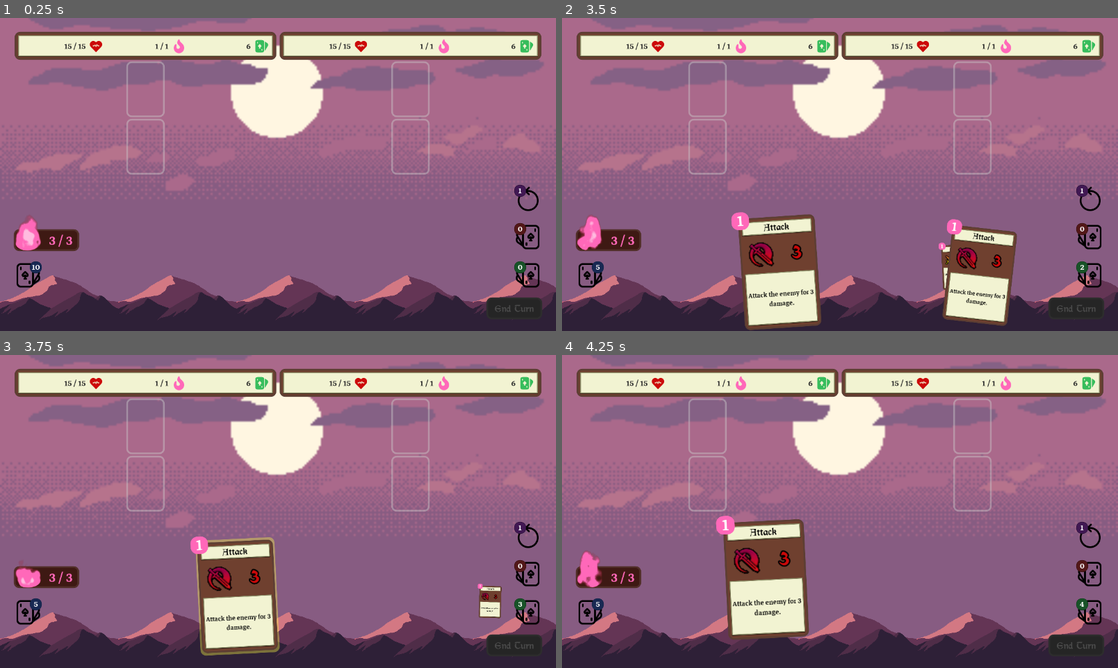
Above: before the commit, frames 1-4 (two rows, left to right).
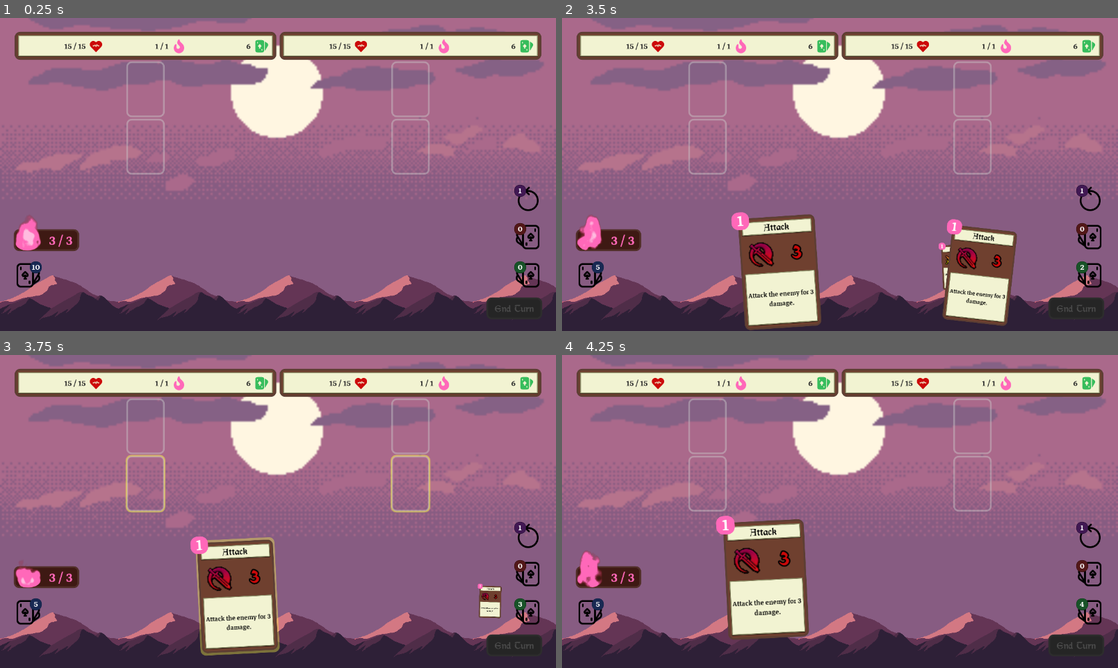
Above: after the commit, the same moments.

Repository: Maaack/Battle-Deck-Energy
Game: Godot game, scene res://Scenes/Main.tscn
Same seed, same stepped clock (60 frames per second), same inputs: the game is played once before the commit and once after it.
Inputs (mouse positions are in pixels of both pictures, inside the frame that each line leads up to):
- Up to frame 1 (0.25 s): no input
- Up to frame 2 (3.5 s): drag from (840, 174) to (895, 105) at 0.52 s; drag from (728, 190) to (812, 237) at 1.27 s; move the mouse to (895, 105) at 2.02 s; click (895, 105) at 2.17 s; click "End Turn" at 2.75 s
- Up to frame 3 (3.75 s): drag from (250, 574) to (111, 464) at 3.52 s
- Up to frame 4 (4.25 s): no input

Frames 1-2 are identical in both runs. In frame 3, 0.3% of the frame differs, in the area x 22-78%, y 31-51%; in frame 4, nothing differs.

Commit message:
BATL-02: Makes openings glow when dragging cards.

Diff:
--- a/Managers/Openings/Opening.gd
+++ b/Managers/Openings/Opening.gd
@@ -3,5 +3,19 @@
 
 class_name BattleOpening
 
+onready var glow_node = $CardSlot/GlowNode
+onready var animation_node = $CardSlot/GlowNode/AnimationPlayer
+
+func _to_string():
+	return "BattleOpening:%d" % get_instance_id()
+
 func get_opening_global_position():
 	return $CardSlot.rect_global_position
+
+func glow_on():
+	glow_node.show()
+	animation_node.play("GlowAnimation")
+
+func glow_off():
+	glow_node.hide()
+	animation_node.stop()
--- a/Managers/Openings/Opening.tscn
+++ b/Managers/Openings/Opening.tscn
@@ -1,11 +1,19 @@
-[gd_scene load_steps=3 format=2]
+[gd_scene load_steps=5 format=2]
 
 [ext_resource path="res://Managers/Openings/Opening.gd" type="Script" id=1]
 [ext_resource path="res://Scenes/CardSlot/CardSlot.tscn" type="PackedScene" id=2]
+[ext_resource path="res://Themes/StyleBoxes/Glows/GoldGlowOutlineStyleBox.tres" type="StyleBox" id=3]
+[ext_resource path="res://Scenes/PlayerInterface/CardManager/Card/GlowAnimation.tres" type="Animation" id=4]
 
 [node name="Opening" type="CenterContainer"]
-margin_right = 88.0
-margin_bottom = 128.0
+anchor_left = 0.5
+anchor_top = 0.5
+anchor_right = 0.5
+anchor_bottom = 0.5
+margin_left = -44.0
+margin_top = -64.0
+margin_right = 44.0
+margin_bottom = 64.0
 rect_min_size = Vector2( 88, 128 )
 size_flags_horizontal = 3
 script = ExtResource( 1 )
@@ -22,3 +30,24 @@
 margin_top = 64.0
 margin_right = 44.0
 margin_bottom = 64.0
+
+[node name="GlowNode" type="Node2D" parent="CardSlot"]
+visible = false
+
+[node name="Panel" type="Panel" parent="CardSlot/GlowNode"]
+anchor_left = 0.5
+anchor_top = 0.5
+anchor_right = 0.5
+anchor_bottom = 0.5
+margin_left = -44.0
+margin_top = -64.0
+margin_right = 44.0
+margin_bottom = 64.0
+rect_min_size = Vector2( 88, 128 )
+custom_styles/panel = ExtResource( 3 )
+__meta__ = {
+"_edit_use_anchors_": false
+}
+
+[node name="AnimationPlayer" type="AnimationPlayer" parent="CardSlot/GlowNode"]
+anims/GlowAnimation = ExtResource( 4 )
--- a/Managers/Openings/OpeningsManager.gd
+++ b/Managers/Openings/OpeningsManager.gd
@@ -12,9 +12,9 @@
 	if is_instance_valid(last_node):
 		remove_child(last_node)
 
-func get_opening_positions():
-	var openings : Array = []
+func get_battle_openings():
+	var battle_openings : Array = []
 	for child in get_children():
-		if child.has_method("get_opening_global_position"):
-			openings.append(child.get_opening_global_position())
-	return openings
+		if child is BattleOpening:
+			battle_openings.append(child)
+	return battle_openings
--- a/Resources/Cards/CardData.gd
+++ b/Resources/Cards/CardData.gd
@@ -3,7 +3,7 @@
 
 class_name CardData
 
-export(String) var title : String = ''
+export(String) var title : String = 'CardData'
 export(String, MULTILINE) var description : String = ''
 export(int, 0, 9) var energy_cost : int = 1
 export(Array, Resource) var battle_effects : Array = []
@@ -11,4 +11,4 @@
 var prs : PRSData = PRSData.new()
 
 func _to_string():
-	return "%s(%d)" % [title, get_instance_id()]
+	return "%s:%d" % [title, get_instance_id()]
--- a/Scenes/PlayerInterface/BattleBoard/ActionsBoard/ActionsBoard.gd
+++ b/Scenes/PlayerInterface/BattleBoard/ActionsBoard/ActionsBoard.gd
@@ -31,3 +31,10 @@
 			child.sub_player_opening()
 		if child.has_method("sub_opponent_opening"):
 			child.sub_opponent_opening()
+
+func get_player_battle_openings():
+	var battle_openings : Array = []
+	for child in get_children():
+		if child.has_method("get_player_battle_openings"):
+			battle_openings += child.get_player_battle_openings()
+	return battle_openings
--- a/Scenes/PlayerInterface/BattleBoard/ActionsBoard/OpponentActions/OpponentActions.gd
+++ b/Scenes/PlayerInterface/BattleBoard/ActionsBoard/OpponentActions/OpponentActions.gd
@@ -38,11 +38,11 @@
 func sub_opponent_opening():
 	opponent_opening_manager.sub_opening()
 
-func get_player_opening_positions():
-	return player_opening_manager.get_opening_positions()
+func get_player_battle_openings():
+	return player_opening_manager.get_battle_openings()
 
-func get_opponent_opening_positions():
-	return opponent_opening_manager.get_opening_positions()
+func get_opponent_battle_openings():
+	return opponent_opening_manager.get_battle_openings()
 
 func start_round():
 	add_player_opening()
--- a/Scenes/PlayerInterface/PlayerInterface.gd
+++ b/Scenes/PlayerInterface/PlayerInterface.gd
@@ -143,7 +143,15 @@
 
 func _on_CardManager_dragging_card(card_data):
 	hand_manager.spread_from_mouse_flag = false
+	for battle_opening in get_player_battle_openings():
+		battle_opening.glow_on()
+
 
 func _on_CardManager_dropping_card(card_data):
+	for battle_opening in get_player_battle_openings():
+		battle_opening.glow_off()
 	hand_manager.spread_from_mouse_flag = true
 	hand_manager.update_hand()
+
+func get_player_battle_openings():
+	return actions_board.get_player_battle_openings()
--- /dev/null
+++ b/Themes/StyleBoxes/Glows/GoldGlowOutlineStyleBox.tres
@@ -0,0 +1,13 @@
+[gd_resource type="StyleBoxFlat" format=2]
+
+[resource]
+bg_color = Color( 1, 1, 1, 0 )
+border_width_left = 4
+border_width_top = 4
+border_width_right = 4
+border_width_bottom = 4
+border_color = Color( 1, 0.988235, 0.258824, 0.666667 )
+corner_radius_top_left = 12
+corner_radius_top_right = 12
+corner_radius_bottom_right = 12
+corner_radius_bottom_left = 12
